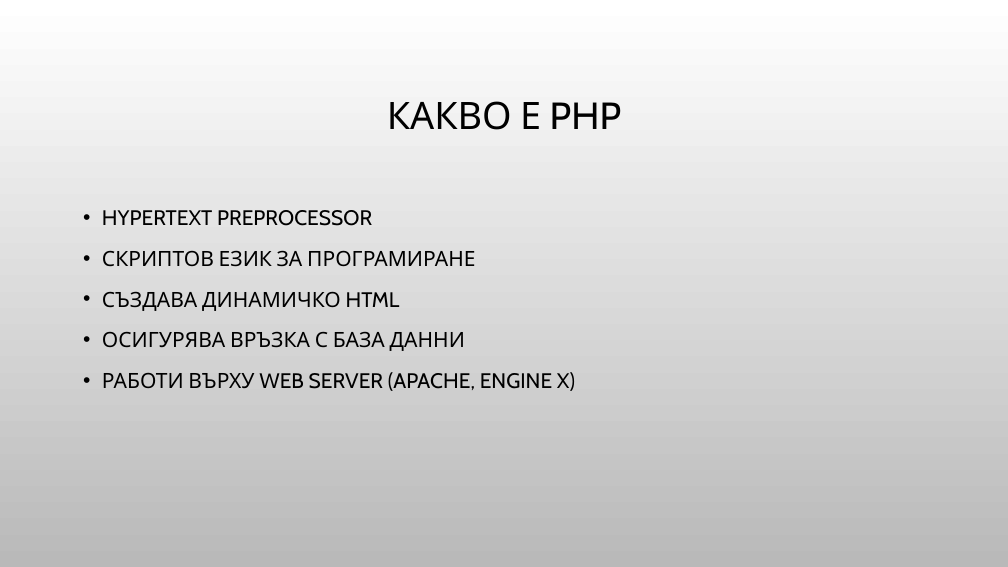
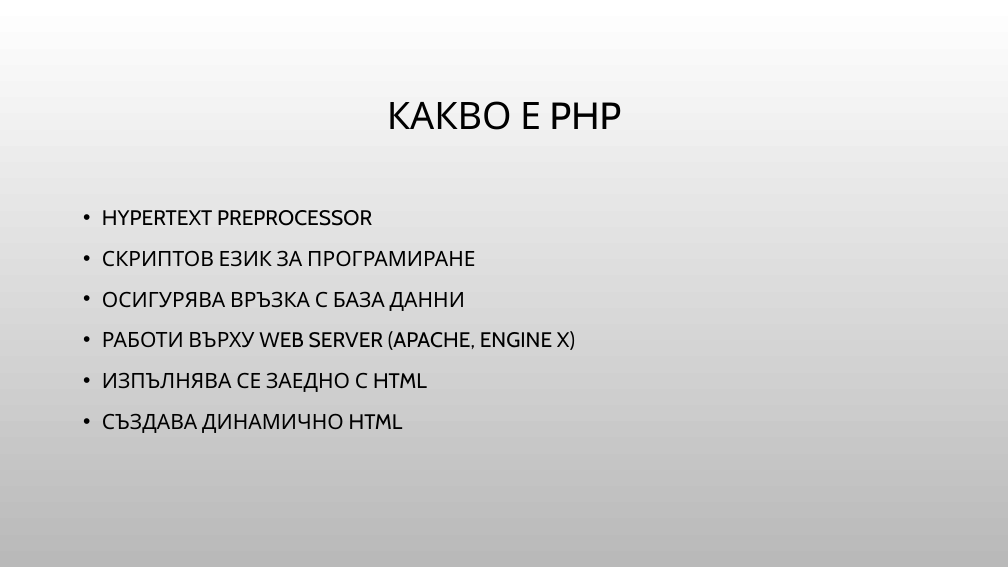
Before and after one commit to Bilyukov/php-mysql-course, a slide deck: slide 2 of 04.php-basics.pptx. Drawn at 1008x567 pixels with LibreOffice and Linux fonts; fonts in the diff are those of the drawing; background and template pictures are left out. Boxes give left, top, right and bottom in pixels: in the first picture for what was removed or moved away, otherwise in the second. Text is boxed around its words. In the diff, an @@ line names an element or a change of style, - is before the commit and + after.

```diff
--- a/04.php-basics.pptx
+++ b/04.php-basics.pptx
@@ text at bbox=[102, 291, 400, 311]: paragraph removed @@
-• СЪЗДАВА ДИНАМИЧКО HTML
@@ text at bbox=[102, 373, 427, 433]: paragraphs added @@
+• ИЗПЪЛНЯВА СЕ ЗАЕДНО С HTML
+• СЪЗДАВА ДИНАМИЧНО HTML
```
Also in this commit, not shown: 4 slides added, 1 slide removed, 4 other files.
